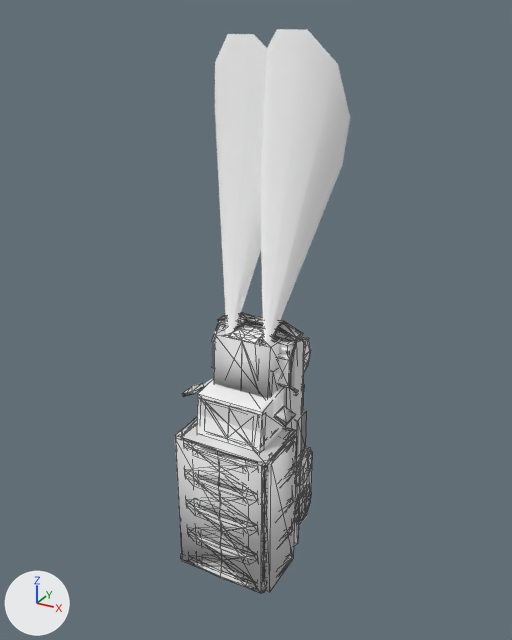
A saved change to the glTF model assets/units/pd2_mod_wz/vehicles/fps_vehicle_m35_truck/fps_vehicle_m35_truck.glb.
Both versions are drawn from a 50 mm camera at (7.94, -15.49, 10.25) aimed at (0.06, -1.17, 3.09). The axes (+X, +Y, +Z) are drawn at lower left. The lights are the same throughout. Mesh edges are drawn as thin lines on the coarser meshes. Objects named as collision shapes, trigger or cutter boxes, shadow casters or lower levels of detail are left out. Where no turn or scale is listed for an object, it has been applied to the vertices.

Objects in the first picture: 'c_body', 'c_cover_box_002', 'c_cover_box_003', 'c_cover_box_004', 'c_main_box_001', 'c_main_box_020', 'c_main_box_021', 'c_main_convex_003', 'g_cone_light', 'g_m35_cover_lod0', 'g_m35_lod0', 's_m35', 's_m35_cover'.
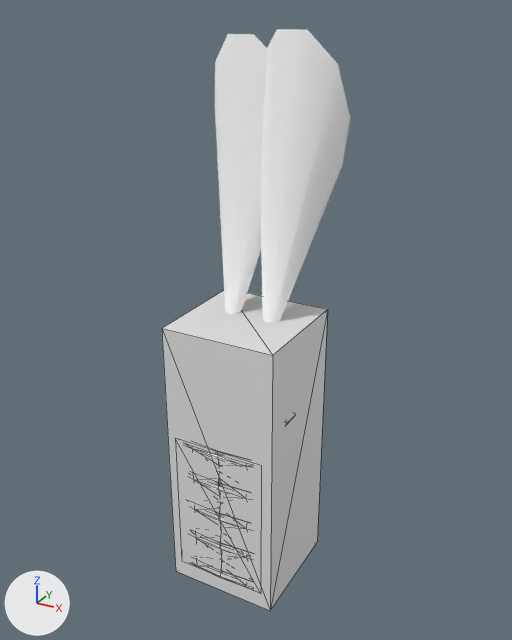
Where the change shows, as pixel boxes (x1, y1, x2, y2) in the pictures (512 x 640 px):
'nav_obstacle', added: after (162, 290, 328, 611)
'c_main_box_020', deleted: before (274, 407, 294, 423)
'c_main_box_019', deleted: before (188, 384, 201, 393)
'c_cover_box_004', unchanged, covered by the edit: before (175, 435, 264, 594)
's_m35', unchanged, covered by the edit: before (182, 315, 311, 463); after (286, 414, 295, 424)
'c_cover_box_003', unchanged, covered by the edit: before (264, 435, 297, 592)
'c_main_box_021', unchanged, covered by the edit: before (214, 323, 288, 398)

Patch to the scene script:
```diff
--- a/assets/units/pd2_mod_wz/vehicles/fps_vehicle_m35_truck/fps_vehicle_m35_truck.glb.py
+++ b/assets/units/pd2_mod_wz/vehicles/fps_vehicle_m35_truck/fps_vehicle_m35_truck.glb.py
@@ me_nav_obstacle @@
+me_nav_obstacle.from_pydata(...)  # a box spanning x -1.5..1.5, y -1.5..1.5, z -3.75..3.75
@@ ob_c_main_box_019 @@
-ob_c_main_box_019 = bpy.data.objects.new('c_main_box_019', me_c_box_025)
-ob_c_main_box_019.location = (-1.33, -2.04, 1.14)
@@ ob_c_main_box_020 @@
-ob_c_main_box_020 = bpy.data.objects.new('c_main_box_020', me_c_box_026)
-ob_c_main_box_020.location = (1.34, -2.03, 1.13)
@@ ob_nav_obstacle @@
+ob_nav_obstacle = bpy.data.objects.new('nav_obstacle', me_nav_obstacle)
+ob_nav_obstacle.location = (0.0, -1.5, -0.5)
```
